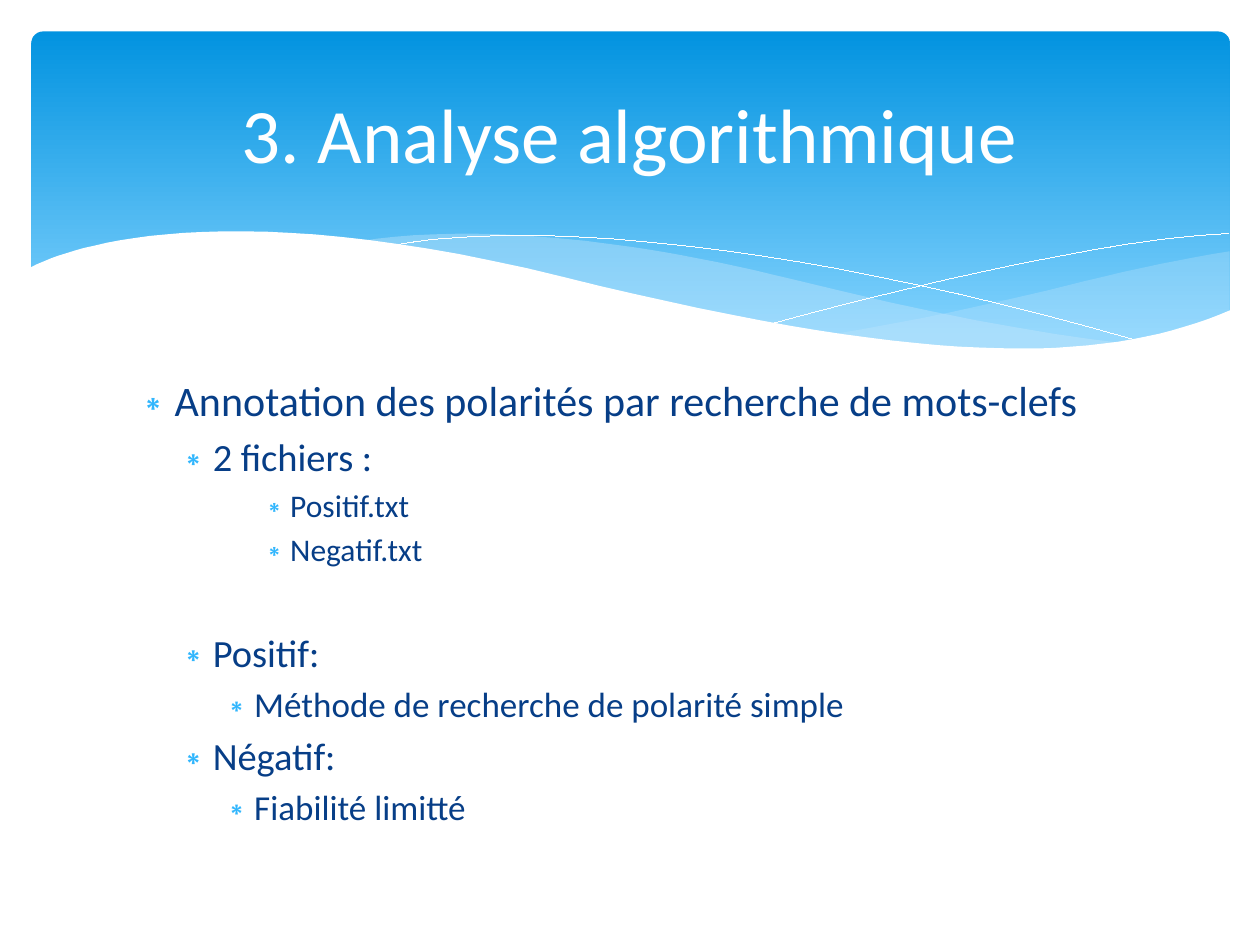
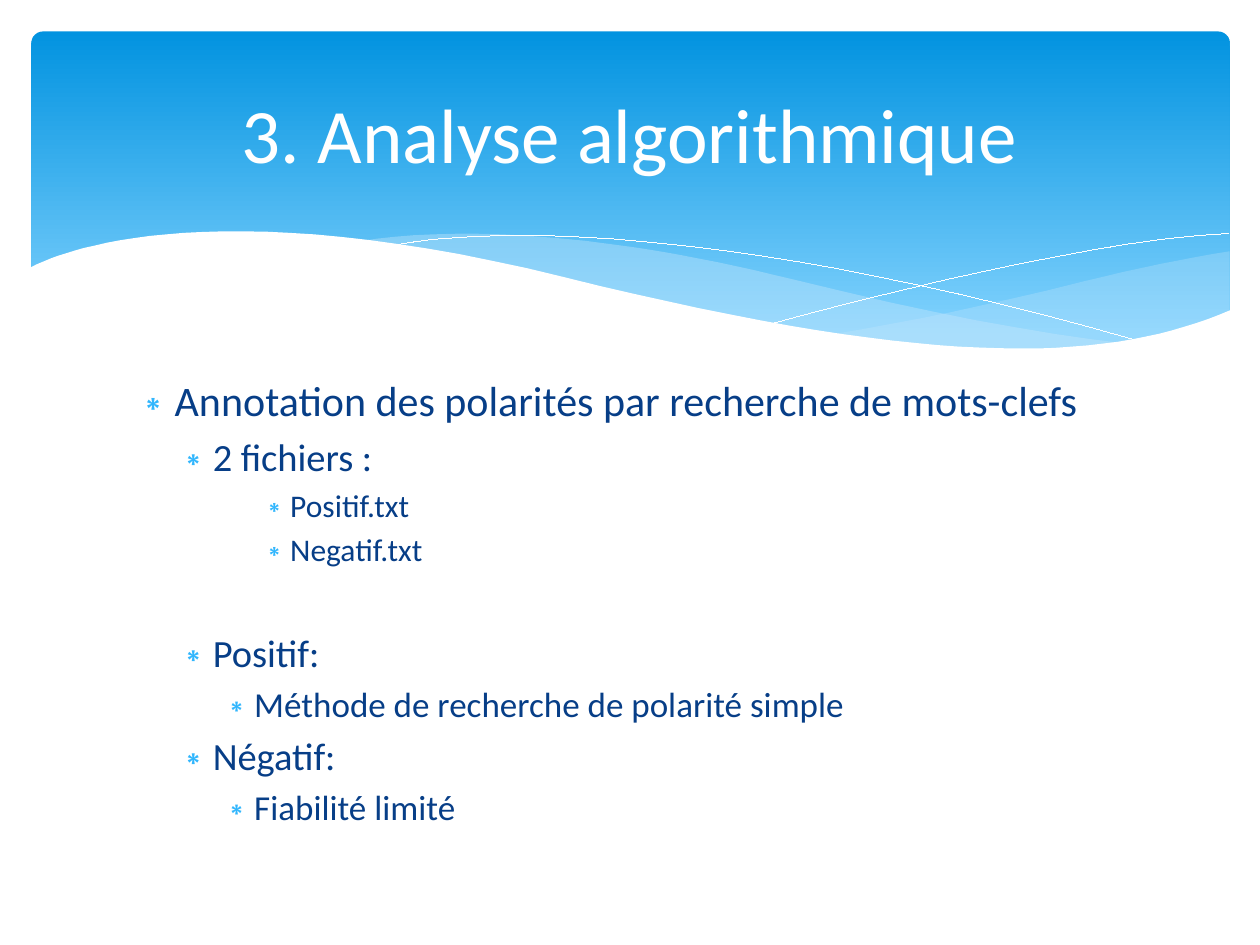
Before and after one commit to m1TP/pje, a slide deck: slide 9 of Soutenance PJE2 TWITTER.pptx. Drawn at 1260x945 pixels with LibreOffice and Linux fonts; fonts in the diff are those of the drawing. Boxes give left, top, right and bottom in pixels: in the first picture for what was removed or moved away, otherwise in the second. Text is boxed around its words. In the diff, an @@ line names an element or a change of style, - is before the commit and + after.

```diff
--- a/Soutenance PJE2 TWITTER.pptx
+++ b/Soutenance PJE2 TWITTER.pptx
@@ text at [254, 795, 455, 821]: text changed @@
-    ∗ Fiabilité limitté
+    ∗ Fiabilité limité
```
Also in this commit, not shown: 1 other slide changed, 2 other files.
